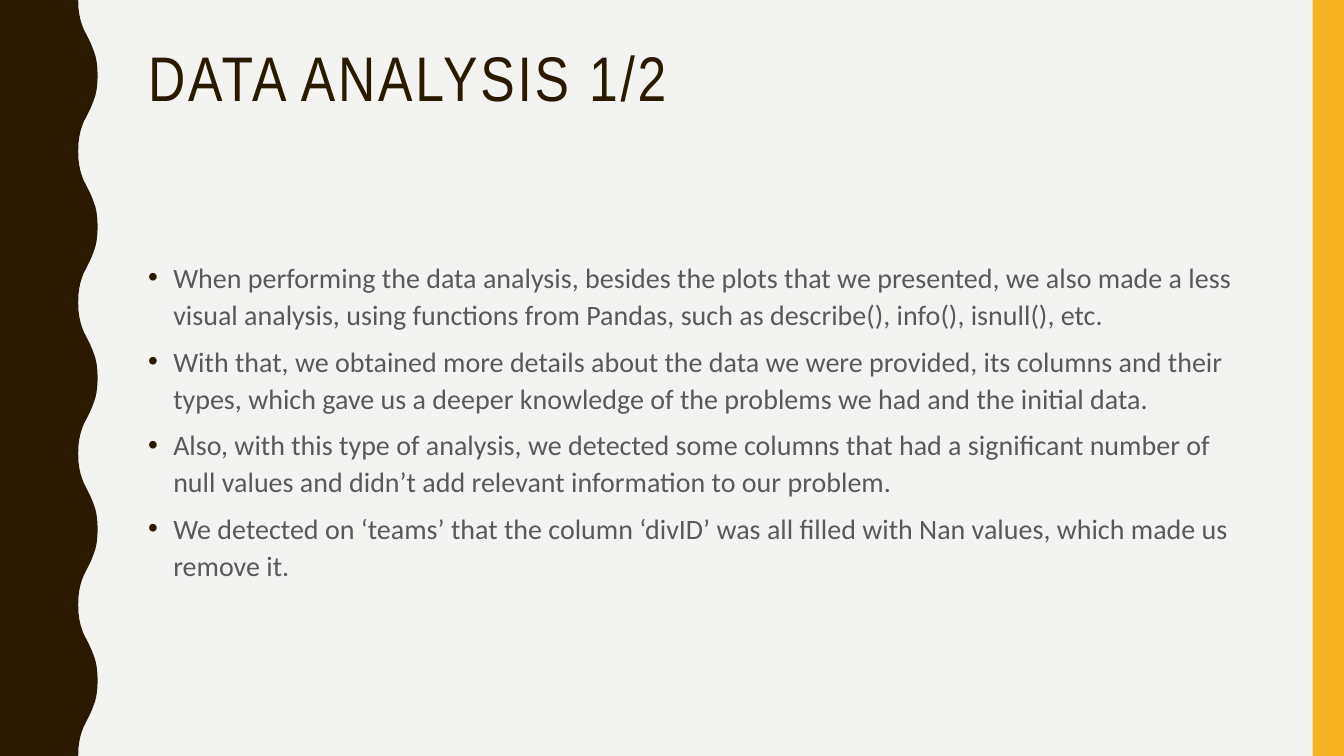
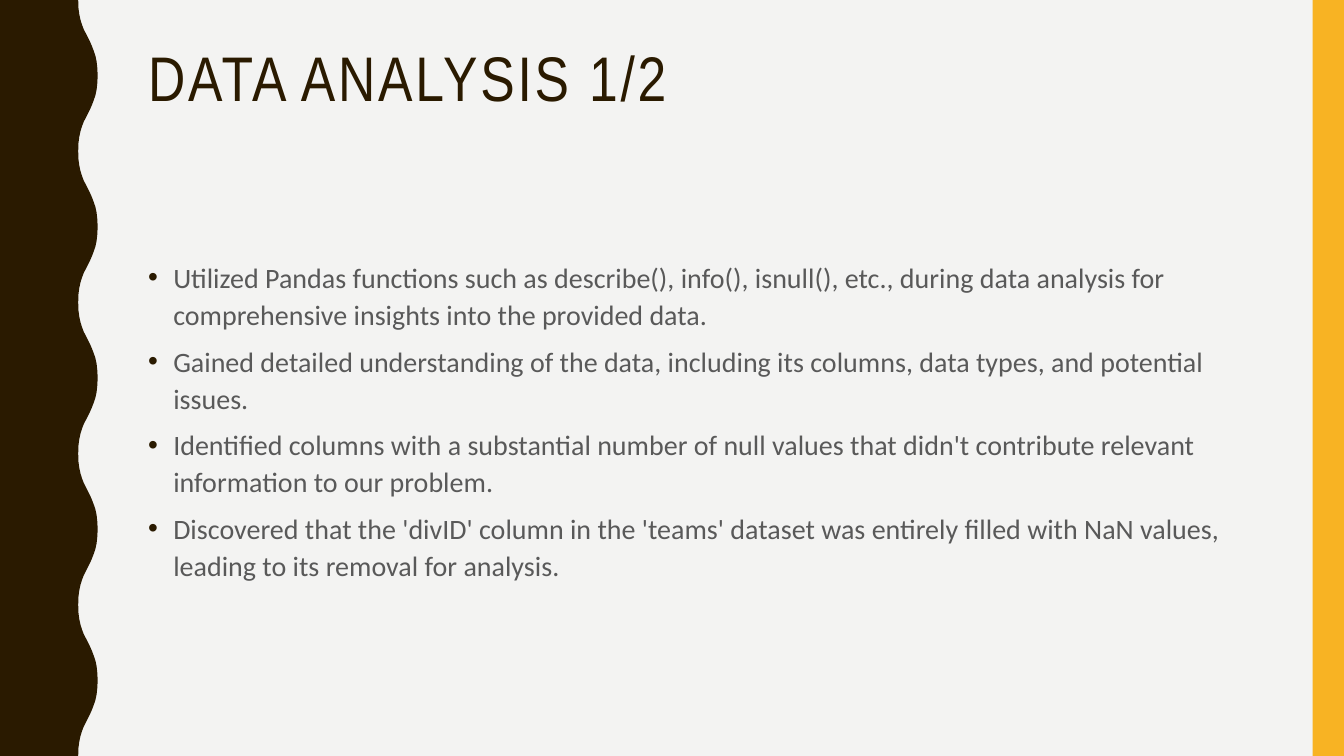
Before and after one commit to afs202005277/AC, a slide deck: slide 15 of ppt projeto.pptx. Drawn at 1344x756 pixels with LibreOffice and Linux fonts; fonts in the diff are those of the drawing. Boxes give left, top, right and bottom in pixels: in the first picture for what was removed or moved away, otherwise in the second. Text is boxed around its words. In the diff, an @@ line names an element or a change of style, - is before the commit and + after.

```diff
--- a/ppt projeto.pptx
+++ b/ppt projeto.pptx
@@ text at [173,267,1219,581]: text changed @@
-• When performing the data analysis, besides the plots that we presented, we also made a less visual analysis, using functions from Pandas, such as describe(), info(), isnull(), etc.
-• With that, we obtained more details about the data we were provided, its columns and their types, which gave us a deeper knowledge of the problems we had and the initial data.
-• Also, with this type of analysis, we detected some columns that had a significant number of null values and didn’t add relevant information to our problem.
-• We detected on ‘teams’ that the column ‘divID’ was all filled with Nan values, which made us remove it.
+• Utilized Pandas functions such as describe(), info(), isnull(), etc., during data analysis for comprehensive insights into the provided data.
+• Gained detailed understanding of the data, including its columns, data types, and potential issues.
+• Identified columns with a substantial number of null values that didn't contribute relevant information to our problem.
+• Discovered that the 'divID' column in the 'teams' dataset was entirely filled with NaN values, leading to its removal for analysis.
```
Also in this commit, not shown: 17 other slides changed, 1 slide added, 1 slide removed.
